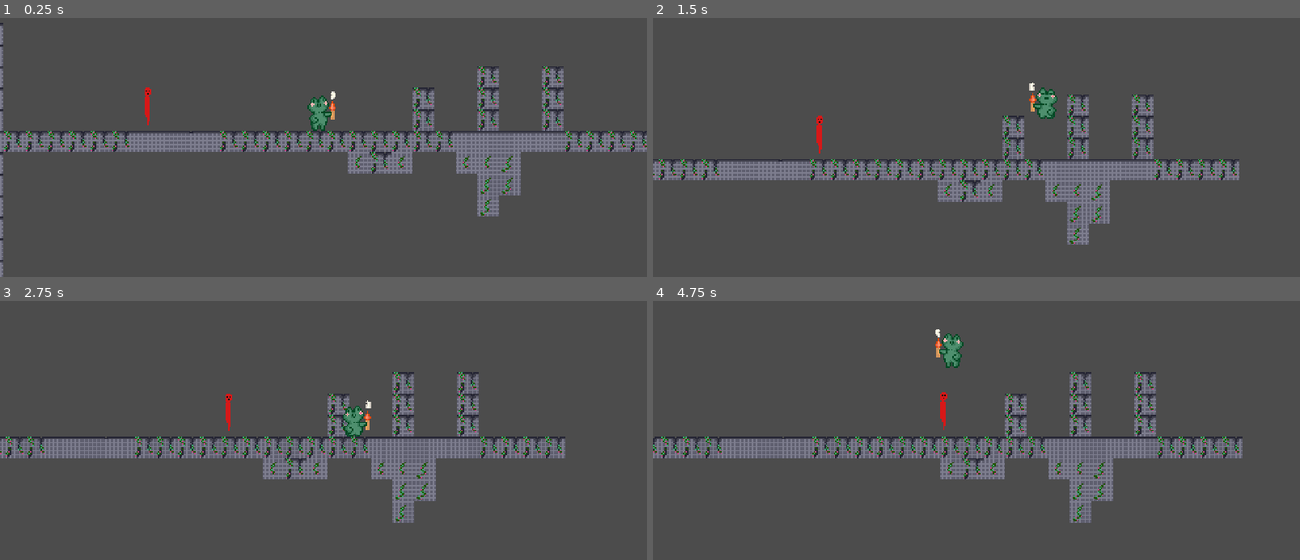
Above: before the commit, frames 1-4 (two rows, left to right).
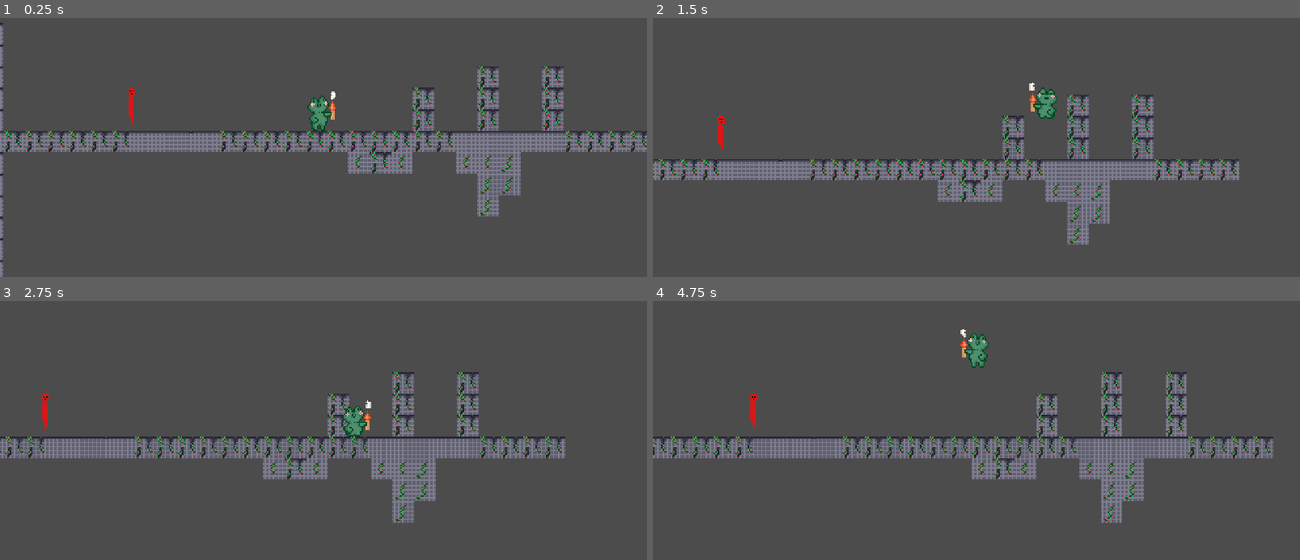
Above: after the commit, the same moments.

Repository: JohannesLadurner/NogardPrincess
Game: Godot game, scene res://assets/levels/Level01.tscn
Two runs of this game, one before a commit and one after it. Both use one fixed random seed, a clock stepped at 60 frames per second and the inputs below.
Inputs:
- Up to frame 1 (0.25 s): no input
- Up to frame 2 (1.5 s): tap Enter at 0.5 s; hold Right (move_right) from 0.53 s (still down); tap Up (jump) at 0.77 s
- Up to frame 3 (2.75 s): tap Up (jump) at 1.52 s; release Right (move_right) at 2.03 s; hold Left (move_left) from 2.03 s (still down)
- Up to frame 4 (4.75 s): tap Up (jump) at 3.02, 3.77, 4.52 s; release Left (move_left) at 4.28 s; hold Right (move_right) from 4.28 s (still down)

The runs differ from the first frame. In frame 1, 0.2% of the frame differs, in the area x 19-24%, y 26-42%; in frame 2, 0.2%; in frame 3, 0.2%; in frame 4, 13%, in the area x 0-96%, y 10-86%.

Commit message:
added enemy attack and player health

Diff:
--- a/NogardPrincess/assets/enemies/Enemy.gd
+++ b/NogardPrincess/assets/enemies/Enemy.gd
@@ -5,11 +5,24 @@
 export var gravity := 1000
 var velocity := Vector2.ZERO
 var player_position
+export var triggered = false
+
+var attack_timer = Timer.new()
+var attack_delay = 100
+var readyToAttack = true
+
+func _ready():
+	attack_timer.connect("timeout",self,"attack_delay_resetted")
+	attack_timer.wait_time = 3
+	attack_timer.one_shot = true
+	add_child(attack_timer)
+
 func _process(delta):
 	player_position = player.position
 	var target_position = (player.position - position).normalized()
-	if position.distance_to(player.position) < 300:
+	if triggered or position.distance_to(player.position) < 50:
 		move_and_slide(target_position * move_speed)
+		triggered = true
 
 	if player_position.x > position.x:
 		$AnimatedSprite.flip_h = true
@@ -18,3 +31,15 @@
 
 	velocity.y += gravity * delta
 	velocity = move_and_slide(velocity, Vector2.UP)
+
+	if position.distance_to(player.position) < 20 and readyToAttack:
+		attack()
+
+func attack_delay_resetted():
+	readyToAttack = true
+	print("here")
+
+func attack():
+	attack_timer.start()
+	player.health += 1
+	readyToAttack = false
--- a/NogardPrincess/assets/player/Player.gd
+++ b/NogardPrincess/assets/player/Player.gd
@@ -3,6 +3,7 @@
 export var move_speed := 100
 export var jump_speed := 350
 export var gravity := 1000
+export var health := 1
 var velocity := Vector2.ZERO
 
 func _physics_process(delta: float) -> void:
@@ -25,6 +26,7 @@
 
 	# actually move the player
 	velocity = move_and_slide(velocity, Vector2.UP)
+	print(health)
 
 func _process(delta: float) -> void:
 	change_animation()
